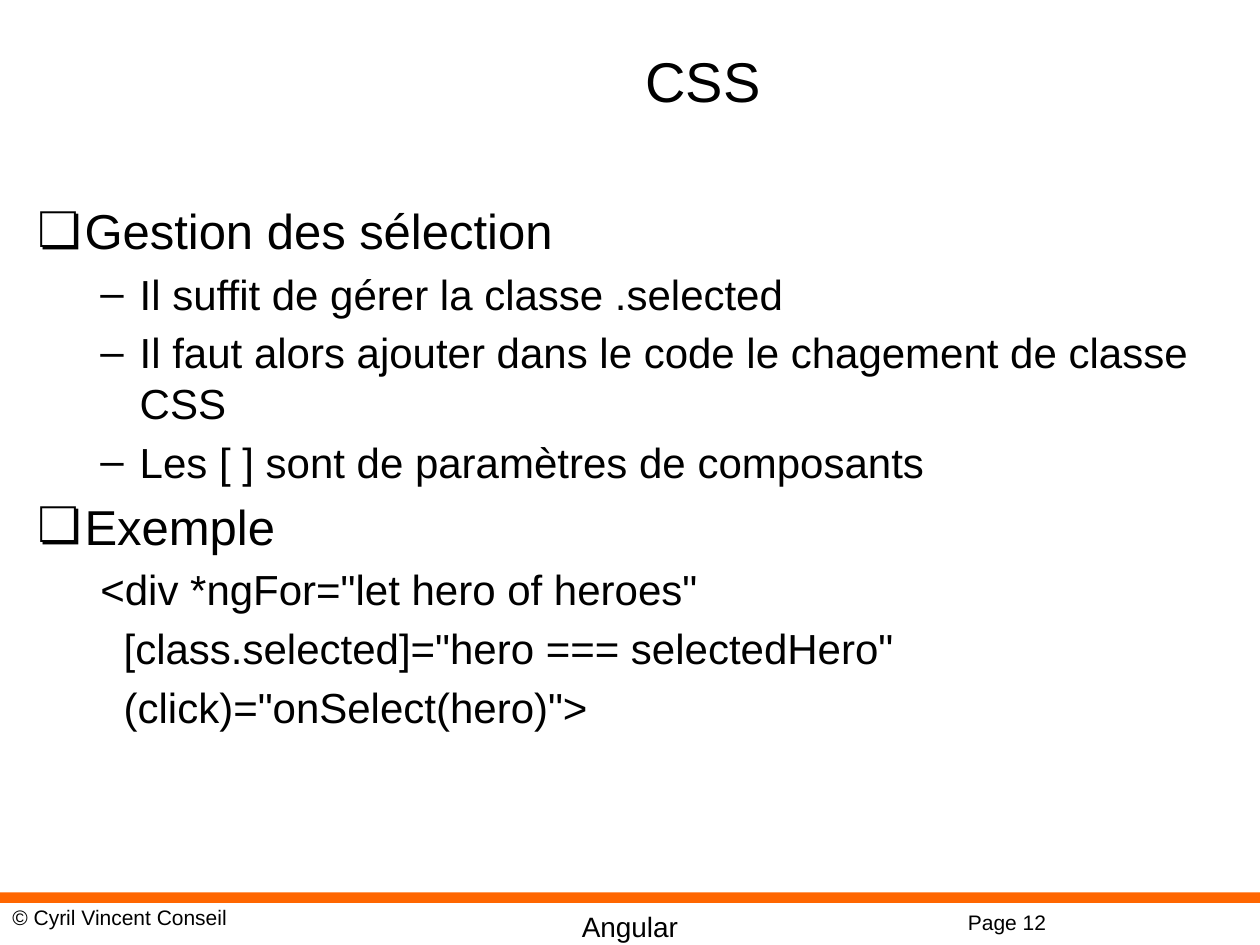
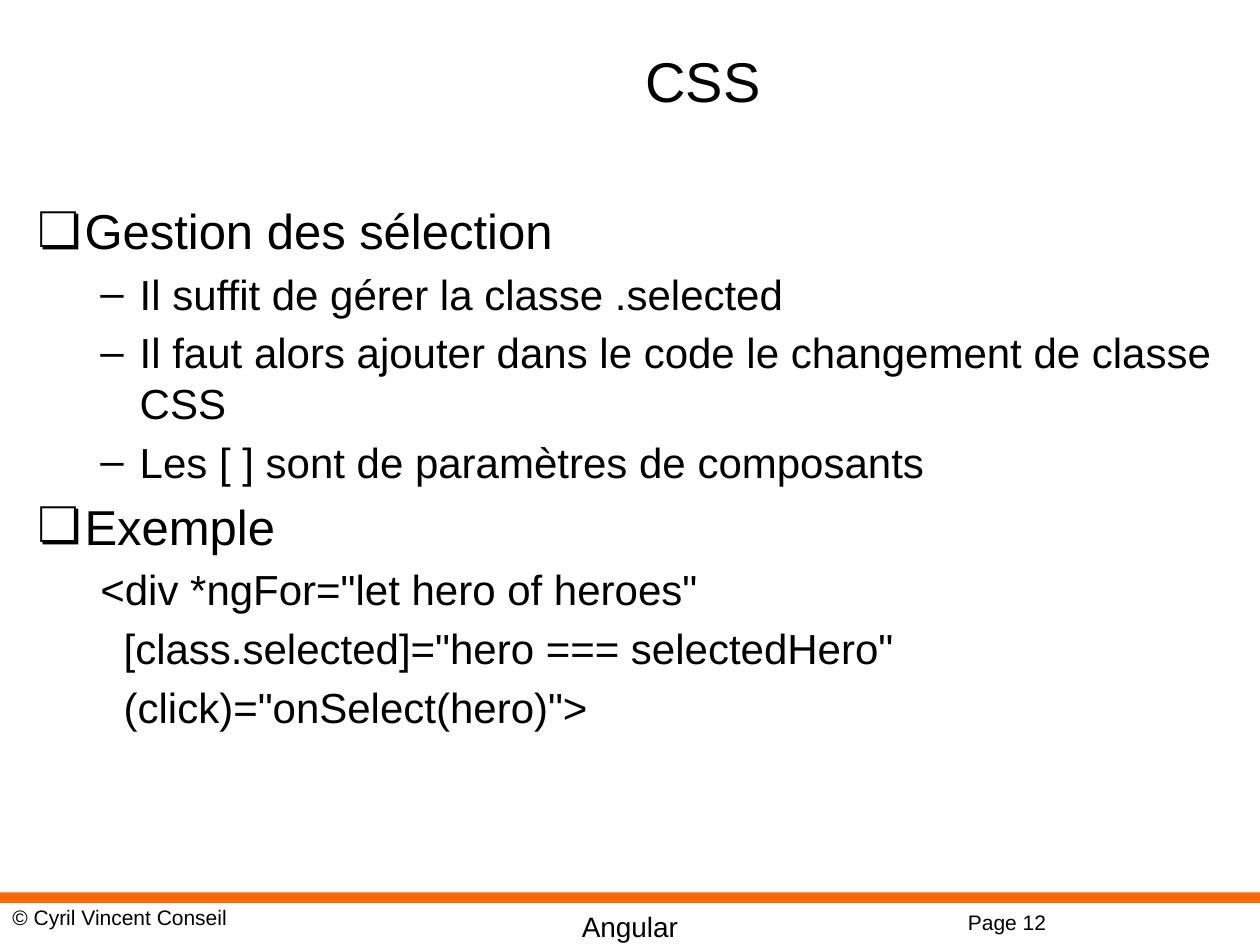
Before and after one commit to cyrilvincent/angular, a slide deck: slide 12 of PPT/Angular09-Directives.pptx. Drawn at 1260x945 pixels with LibreOffice and Linux fonts; fonts in the diff are those of the drawing; background and template pictures are left out. Boxes give left, top, right and bottom in pixels: in the first picture for what was removed or moved away, otherwise in the second. Text is boxed around its words. In the diff, an @@ line names an element or a change of style, - is before the commit and + after.

```diff
--- a/PPT/Angular09-Directives.pptx
+++ b/PPT/Angular09-Directives.pptx
@@ text at [140,337,1211,420]: text changed @@
-  – Il faut alors ajouter dans le code le chagement de classe CSS
+  – Il faut alors ajouter dans le code le changement de classe CSS
```
Also in this commit, not shown: 28 other files.
